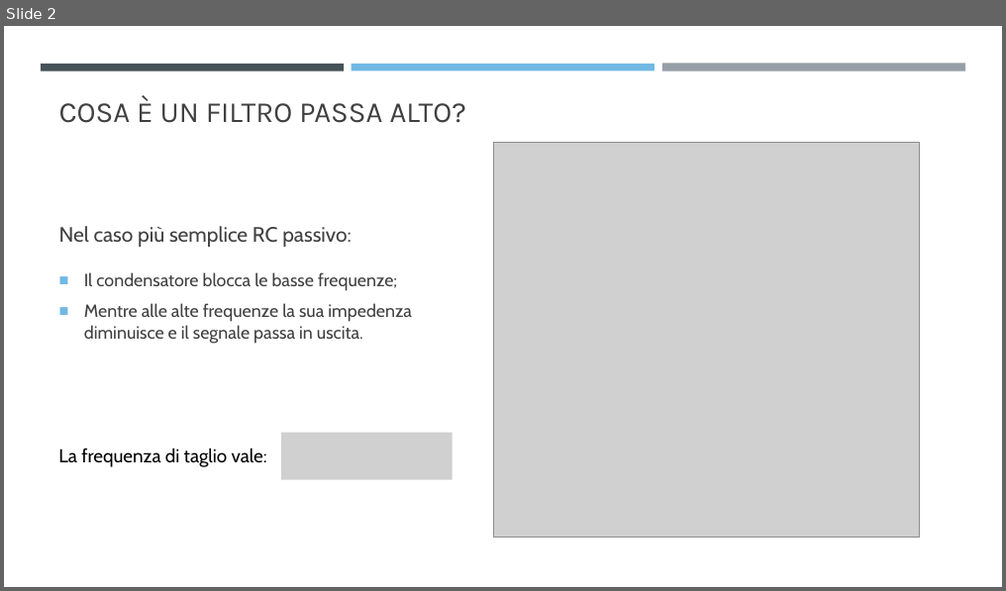
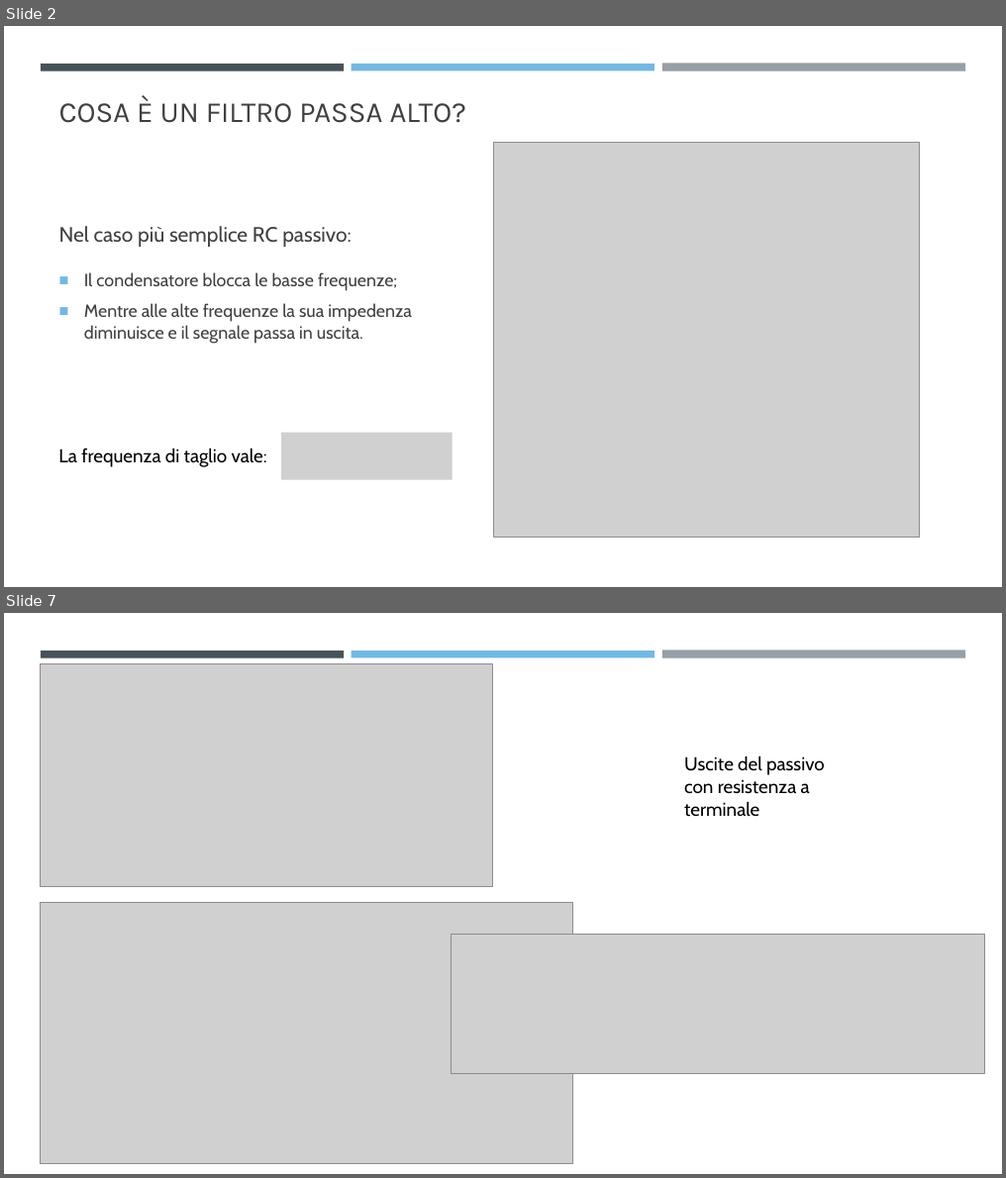
Before and after one commit to RiccardoSC2050/Progetto-sistemi-elettronici, a slide deck: presentazione/Studio filtro passa alto (HP).pptx. Shown one above the other, each under a label of ours: slide 2 before the commit, slides 2 and 7 after it; the slides between them are not shown. The pictures are 1006x591 and 1006x1178 pixels, drawn with LibreOffice and Linux fonts; fonts in the diff are those of the drawing; grey boxes stand for pictures. Boxes give left, top, right and bottom in pixels: in the first picture for what was removed or moved away, otherwise in the second. Text is boxed around its words. In the diff, an @@ line names an element or a change of style, - is before the commit and + after.

```diff
--- a/presentazione/Studio filtro passa alto (HP).pptx
+++ b/presentazione/Studio filtro passa alto (HP).pptx
@@ slide 7 added at (4, 613, 1002, 1174), background #FFFFFF; not listed: 3 template elements that a slide beside it also shows @@
@@ picture added at (40, 663, 493, 886) @@
@@ text added at (684, 756, 825, 817), 18 pt, text #000000 @@
+Uscite del passivo con resistenza a terminale
@@ picture added at (40, 903, 573, 1164) @@
@@ picture added at (450, 934, 985, 1074) @@
```
Also in this commit, not shown: 1 slide changed, 6 other slides added, 8 other files.
